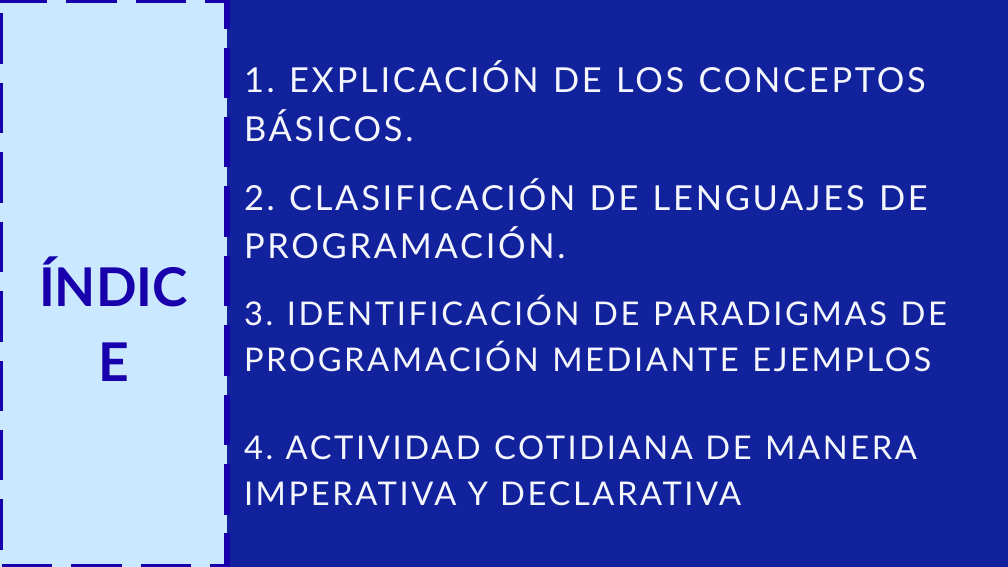
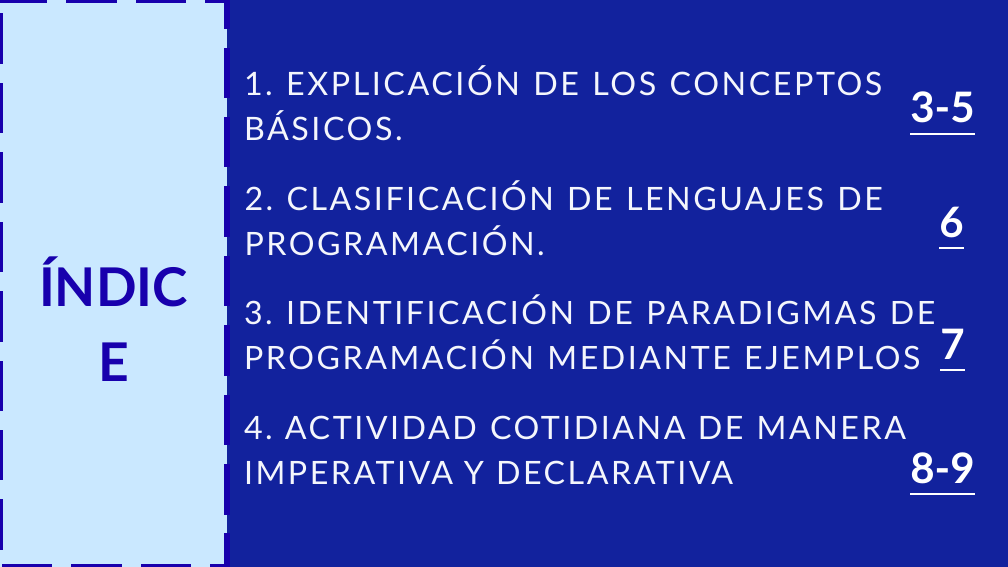
Before and after one commit to albertofloram05/Entornos-de-desarrollo, a slide deck: slide 2 of Reconocimiento de Elementos en el Desarrollo de un Programa Informático.pptx. Drawn at 1008x567 pixels with LibreOffice and Linux fonts; fonts in the diff are those of the drawing. Boxes give left, top, right and bottom in pixels: in the first picture for what was removed or moved away, otherwise in the second. Text is boxed around its words. In the diff, an @@ line names an element or a change of style, - is before the commit and + after.

```diff
--- a/Reconocimiento de Elementos en el Desarrollo de un Programa Informático.pptx
+++ b/Reconocimiento de Elementos en el Desarrollo de un Programa Informático.pptx
@@ text "1. EXPLICACIÓN DE LOS CONCEPTOS ..." at (244, 67, 883, 141): size 49.2 to 46 pt, letter spacing 3.9 to 3.7 pt; line spacing 68.9pt to 64.4pt @@
@@ text added at (910, 91, 974, 123), 60.1 pt, text #FFFFFF, bold, underline @@
+3-5
@@ text "2. CLASIFICACIÓN DE LENGUAJES DE ..." at (245, 181, 883, 256): size 49.2 to 46 pt, letter spacing 3.9 to 3.7 pt; line spacing 68.9pt to 64.4pt @@
@@ text added at (939, 206, 963, 238), 60.1 pt, text #FFFFFF, bold, underline @@
+6
@@ text "3. IDENTIFICACIÓN DE PARADIGMAS DE ..." at (244, 296, 936, 370): size 46.7 to 46 pt; line spacing 65.4pt to 64.4pt @@
@@ text added at (940, 328, 964, 359), 60.1 pt, text #FFFFFF, bold, underline @@
+7
@@ text "4. ACTIVIDAD COTIDIANA DE MANERA ..." at (244, 415, 906, 485): size 46.7 to 46 pt; line spacing 65.4pt to 64.4pt @@
@@ text "4. ACTIVIDAD COTIDIANA DE MANERA ...": place and size @@
-text "4. ACTIVIDAD COTIDIANA DE MANERA ..." at (244, 435, 917, 506)
+text "4. ACTIVIDAD COTIDIANA DE MANERA ..." at (244, 415, 906, 485)
@@ text added at (910, 452, 974, 484), 60.1 pt, text #FFFFFF, bold, underline @@
+8-9
```
Also in this commit, not shown: 3 other slides changed, 5 slides added, 2 slides removed, 1 other file.
